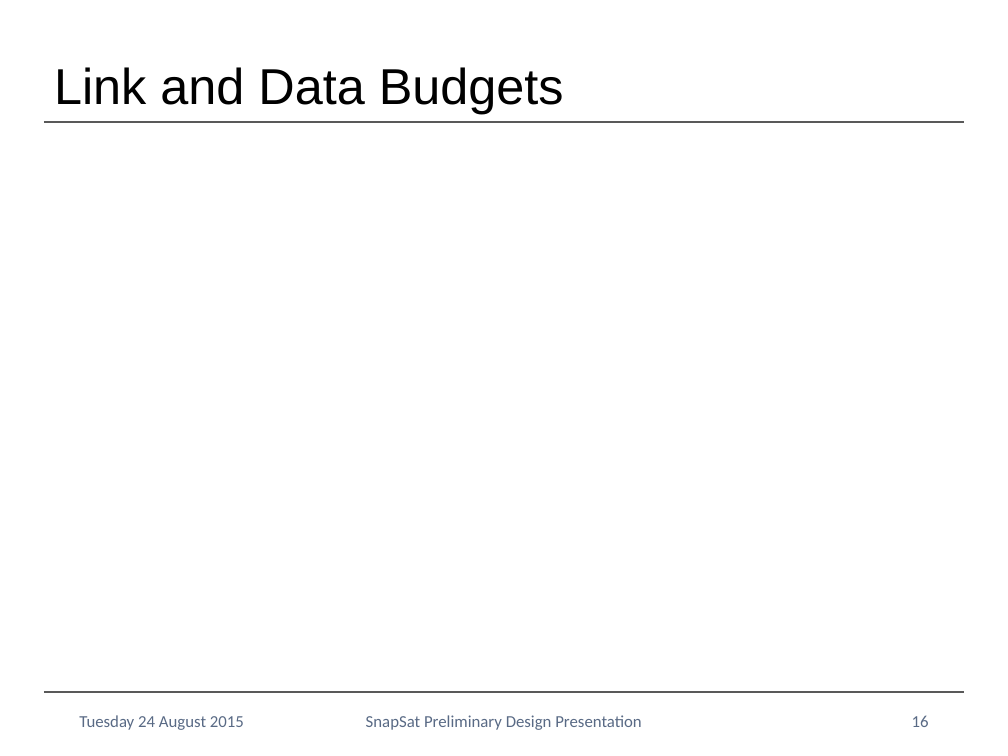
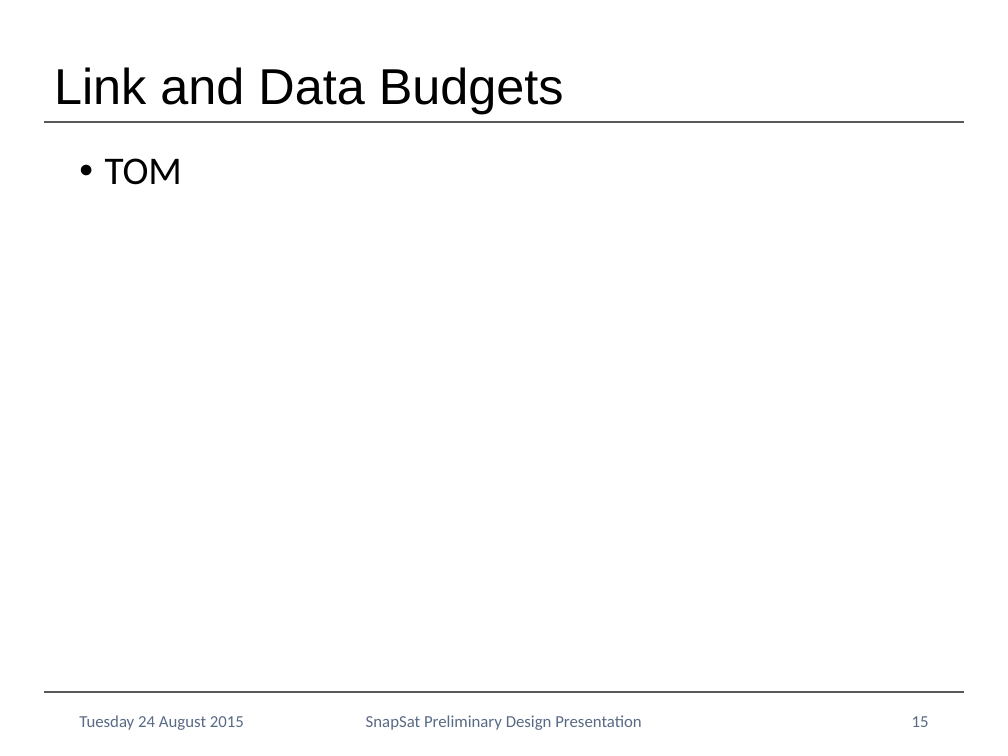
Before and after one commit to NikitaSardesai/AERO3760-Space-Engineering-2, a slide deck: slide 15 of Presentation/SnapSat PDR Presentation.pptx (slide 16 before the commit). Drawn at 1008x756 pixels with LibreOffice and Linux fonts; fonts in the diff are those of the drawing; background and template pictures are left out. Boxes give left, top, right and bottom in pixels: in the first picture for what was removed or moved away, otherwise in the second. Text is boxed around its words. In the diff, an @@ line names an element or a change of style, - is before the commit and + after.

```diff
--- a/Presentation/SnapSat PDR Presentation.pptx
+++ b/Presentation/SnapSat PDR Presentation.pptx
@@ text added at (105,158,182,185), 28 pt, text #000000 @@
+• TOM
@@ page number at (912,716,929,727): text changed @@
-16
+15
```
Also in this commit, not shown: 7 other slides changed, 2 slides added, 3 other files.
